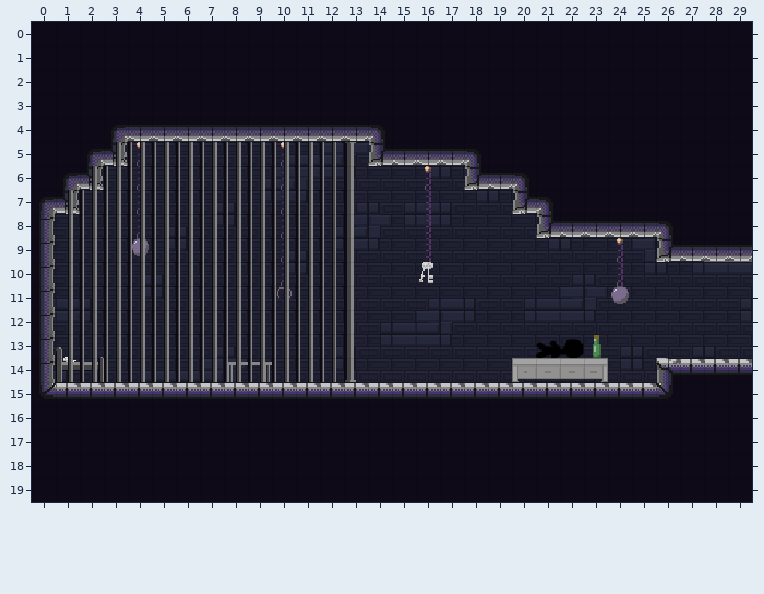
Two states of a Tiled map, Assets/maps/HubRooms/1 - Prison/StartingCell.tmx. The picture above was drawn from the file before the commit.
Cells are 16x16 px. Shown: x 0..29, y 0..19.
And afterwards:
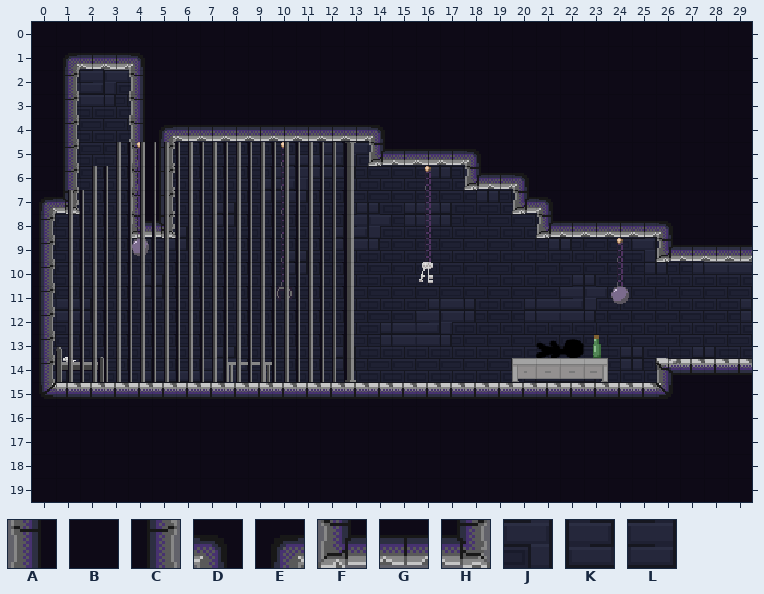
Key: from "jail_block": A 8, B 9, C 10, D 11, E 12, F 16, G 17, H 18; from "jail_wall": J 10, K 16, L 18.
_ is an empty cell.
Tiles replaced or removed in this view: B, E, G, H.
From old to new:
Changed rows in their new state; . is an unchanged cell.
Layer "bkg_far":
first column x 1:
 1 .J
 2 KL
Layer "ground":
first column x 1:
 1 EGGD.
 2 C__A.
 3 C__A.
 4 C__AE
 5 C__AC
 6 C_.AC
 7 ...AC
 8 ...FH
